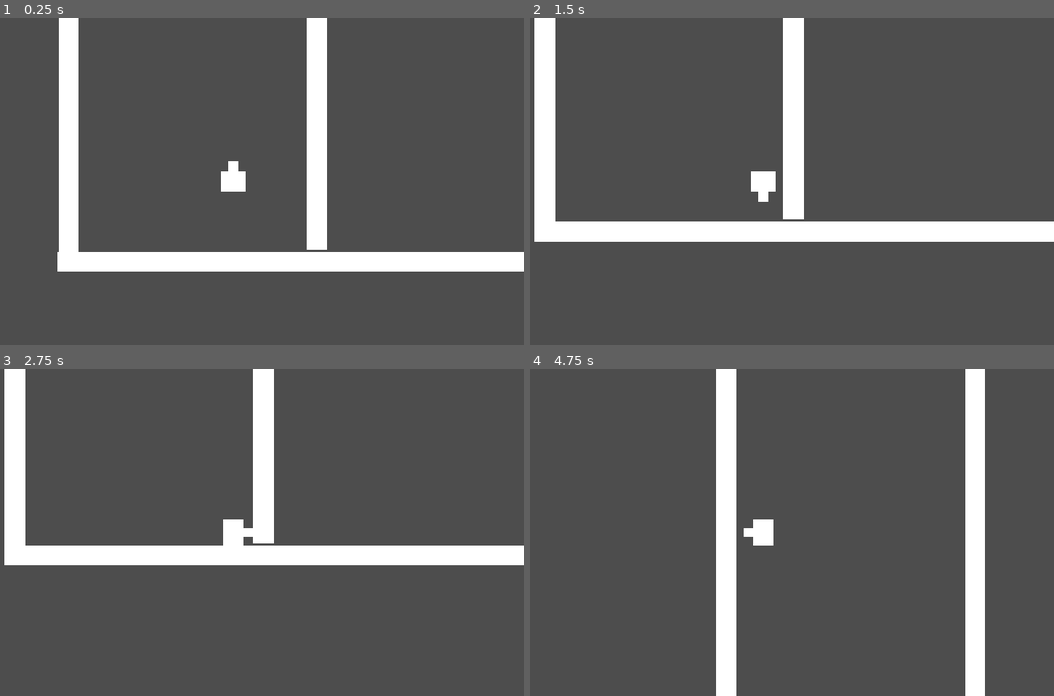
Above: before the commit, frames 1-4 (two rows, left to right).
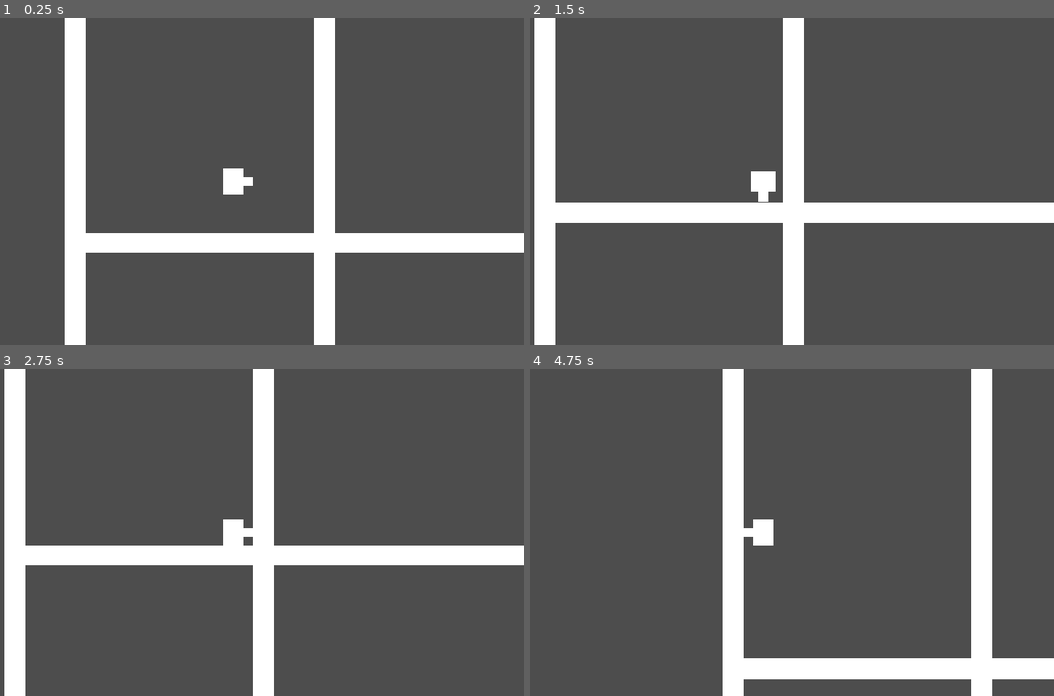
Above: after the commit, the same moments.

Repository: smymrr/Echeos-of-The-Veil
Game: Godot game, scene res://Player.tscn
Same seed, same stepped clock (60 frames per second), same inputs: the game is played once before the commit and once after it. Before the commit the project starts from res://Movement.tscn.
Inputs (mouse positions are in pixels of both pictures, inside the frame that each line leads up to):
- Up to frame 1 (0.25 s): no input
- Up to frame 2 (1.5 s): tap Enter at 0.5 s; move the mouse to (891, 165) at 0.52 s; hold D (move_right) 0.53-1.28 s; tap Shift (dash, bound only after the commit) at 0.6 s; tap Q (dash, bound only before the commit) at 0.8, 1.35 s; tap Space at 1.25 s; move the mouse to (645, 197) at 1.27 s; hold S (move_down) from 1.28 s (still down)
- Up to frame 3 (2.75 s): click (115, 548) at 1.55 s; tap Enter at 2 s; move the mouse to (293, 460) at 2.02 s; release S (move_down) at 2.03 s; hold D (move_right) from 2.03 s (still down); click (293, 460) at 2.1 s; tap Shift (dash, bound only after the commit) at 2.3 s
- Up to frame 4 (4.75 s): tap Space at 2.75 s; move the mouse to (734, 597) at 2.77 s; release D (move_right) at 2.78 s; hold W (move_up) 2.78-3.53 s; tap Shift (dash, bound only after the commit) at 2.85, 4.55 s; tap Q (dash, bound only before the commit) at 3.05, 3.6 s; move the mouse to (938, 581) at 3.52 s; hold A (move_left) from 3.53 s (still down); click (938, 581) at 3.8 s; move the mouse to (587, 483) at 4.27 s; click (587, 483) at 4.35 s

The runs differ from the first frame. In frame 1, 15% of the frame differs, in the area x 10-100%, y 0-100%; in frame 2, 13%; in frame 3, 3.2%; in frame 4, 8.5%.

Commit message:
Working on mouse direction based attack

Diff:
--- a/Movement.tscn
+++ /dev/null
@@ -1,89 +0,0 @@
-[gd_scene format=3 uid="uid://08mxxy0nv6c"]
-
-[ext_resource type="Script" uid="uid://cxf46ltkbo1t0" path="res://character_body_2d.gd" id="1_vcyby"]
-[ext_resource type="Script" uid="uid://m6mun0klym4i" path="res://movement_component.gd" id="2_6ljl2"]
-
-[sub_resource type="RectangleShape2D" id="RectangleShape2D_f6a36"]
-size = Vector2(50, 60)
-
-[sub_resource type="RectangleShape2D" id="RectangleShape2D_5pd38"]
-size = Vector2(1149, 40)
-
-[node name="Node2D" type="Node2D" unique_id=582989410]
-position = Vector2(1, 1)
-
-[node name="Sprite2D" type="Sprite2D" parent="." unique_id=597237408]
-
-[node name="Player" type="CharacterBody2D" parent="." unique_id=1117399666]
-position = Vector2(326, 223)
-script = ExtResource("1_vcyby")
-metadata/_edit_group_ = true
-
-[node name="MovementComponent" type="Node" parent="Player" unique_id=1674192618]
-script = ExtResource("2_6ljl2")
-
-[node name="CollisionShape2D" type="CollisionShape2D" parent="Player" unique_id=1807112866]
-position = Vector2(0, -10)
-shape = SubResource("RectangleShape2D_f6a36")
-
-[node name="ColorRect" type="ColorRect" parent="Player" unique_id=702977429]
-offset_left = -25.0
-offset_top = -20.0
-offset_right = 25.0
-offset_bottom = 20.0
-pivot_offset = Vector2(25, 20)
-metadata/_edit_use_anchors_ = true
-
-[node name="ColorRect2" type="ColorRect" parent="Player/ColorRect" unique_id=492087626]
-layout_mode = 0
-offset_left = 15.0
-offset_top = -20.0
-offset_right = 35.0
-pivot_offset = Vector2(10, 20)
-metadata/_edit_use_anchors_ = true
-
-[node name="Camera2D" type="Camera2D" parent="Player" unique_id=642334269]
-
-[node name="Floor" type="StaticBody2D" parent="." unique_id=849207490]
-position = Vector2(-2, 382)
-metadata/_edit_group_ = true
-
-[node name="ColorRect" type="ColorRect" parent="Floor" unique_id=1008397622]
-offset_left = -20.0
-offset_top = -20.0
-offset_right = 1129.0
-offset_bottom = 20.0
-
-[node name="CollisionShape2D" type="CollisionShape2D" parent="Floor" unique_id=424249582]
-position = Vector2(554.5, 0)
-shape = SubResource("RectangleShape2D_5pd38")
-
-[node name="Wall" type="StaticBody2D" parent="." unique_id=543871432]
-position = Vector2(-1, -765)
-rotation = 1.5707964
-metadata/_edit_group_ = true
-
-[node name="ColorRect" type="ColorRect" parent="Wall" unique_id=1251243094]
-offset_left = -20.0
-offset_top = -20.0
-offset_right = 1129.0
-offset_bottom = 20.0
-
-[node name="CollisionShape2D" type="CollisionShape2D" parent="Wall" unique_id=1092115041]
-position = Vector2(554.5, 0)
-shape = SubResource("RectangleShape2D_5pd38")
-
-[node name="Wall2" type="StaticBody2D" parent="." unique_id=6503481]
-position = Vector2(492, -771)
-rotation = 1.5707964
-metadata/_edit_group_ = true
-
-[node name="ColorRect" type="ColorRect" parent="Wall2" unique_id=226483721]
-offset_left = -20.0
-offset_top = -20.0
-offset_right = 1129.0
-offset_bottom = 20.0
-
-[node name="CollisionShape2D" type="CollisionShape2D" parent="Wall2" unique_id=264466971]
-position = Vector2(554.5, 0)
-shape = SubResource("RectangleShape2D_5pd38")
--- /dev/null
+++ b/Player.tscn
@@ -0,0 +1,110 @@
+[gd_scene format=3 uid="uid://bwj8fslg15w0l"]
+
+[ext_resource type="Script" uid="uid://cxf46ltkbo1t0" path="res://character_body_2d.gd" id="1_kne1u"]
+[ext_resource type="Script" uid="uid://m6mun0klym4i" path="res://movement_component.gd" id="2_e80uo"]
+[ext_resource type="Script" uid="uid://dmiio0uymrvp0" path="res://attack_component.gd" id="3_cxr5p"]
+
+[sub_resource type="RectangleShape2D" id="RectangleShape2D_tdg3f"]
+size = Vector2(50, 60)
+
+[sub_resource type="RectangleShape2D" id="RectangleShape2D_dtqjt"]
+size = Vector2(50, 80)
+
+[sub_resource type="RectangleShape2D" id="RectangleShape2D_kne1u"]
+size = Vector2(1149, 40)
+
+[node name="CharacterBody2D" type="CharacterBody2D" unique_id=1987352962]
+
+[node name="Sprite2D" type="Sprite2D" parent="." unique_id=2007738758]
+
+[node name="Player" type="CharacterBody2D" parent="." unique_id=619234182]
+position = Vector2(310, 260)
+rotation = 1.5707964
+script = ExtResource("1_kne1u")
+
+[node name="MovementComponent" type="Node" parent="Player" unique_id=897772332]
+script = ExtResource("2_e80uo")
+
+[node name="PlayerCollision" type="CollisionShape2D" parent="Player" unique_id=1110552449]
+position = Vector2(0, -10)
+shape = SubResource("RectangleShape2D_tdg3f")
+
+[node name="ColorRect" type="ColorRect" parent="Player" unique_id=1183792382]
+offset_left = -25.0
+offset_top = -20.0
+offset_right = 25.0
+offset_bottom = 20.0
+pivot_offset = Vector2(25, 20)
+metadata/_edit_use_anchors_ = true
+
+[node name="ColorRect2" type="ColorRect" parent="Player/ColorRect" unique_id=1871263115]
+layout_mode = 0
+offset_left = 15.0
+offset_top = -20.0
+offset_right = 35.0
+pivot_offset = Vector2(10, 20)
+metadata/_edit_use_anchors_ = true
+
+[node name="Camera2D" type="Camera2D" parent="Player" unique_id=350002166]
+
+[node name="AttackComponent" type="Node" parent="Player" unique_id=1191706242]
+script = ExtResource("3_cxr5p")
+
+[node name="Hitbox" type="Area2D" parent="Player/AttackComponent" unique_id=797767827]
+position = Vector2(371, 261)
+
+[node name="HitboxDetection" type="CollisionShape2D" parent="Player/AttackComponent/Hitbox" unique_id=1915841140]
+position = Vector2(6, 0)
+shape = SubResource("RectangleShape2D_dtqjt")
+
+[node name="ColorRect" type="ColorRect" parent="Player/AttackComponent/Hitbox" unique_id=380097660]
+offset_left = -19.0
+offset_top = -40.0
+offset_right = 31.0
+offset_bottom = 40.0
+color = Color(0.654902, 0.28235295, 0.27450982, 1)
+metadata/_edit_use_anchors_ = true
+
+[node name="Floor" type="StaticBody2D" parent="." unique_id=1773575274]
+position = Vector2(-2, 382)
+metadata/_edit_group_ = true
+
+[node name="ColorRect" type="ColorRect" parent="Floor" unique_id=1669126756]
+offset_left = -20.0
+offset_top = -20.0
+offset_right = 1129.0
+offset_bottom = 20.0
+
+[node name="CollisionShape2D" type="CollisionShape2D" parent="Floor" unique_id=2060576562]
+position = Vector2(554.5, 0)
+shape = SubResource("RectangleShape2D_kne1u")
+
+[node name="Wall" type="StaticBody2D" parent="." unique_id=1542374272]
+position = Vector2(-3, -221)
+rotation = 1.5707964
+metadata/_edit_group_ = true
+
+[node name="ColorRect" type="ColorRect" parent="Wall" unique_id=1018773446]
+offset_left = -20.0
+offset_top = -20.0
+offset_right = 1129.0
+offset_bottom = 20.0
+
+[node name="CollisionShape2D" type="CollisionShape2D" parent="Wall" unique_id=780142729]
+position = Vector2(554.5, 0)
+shape = SubResource("RectangleShape2D_kne1u")
+
+[node name="Wall2" type="StaticBody2D" parent="." unique_id=1586381640]
+position = Vector2(490, -227)
+rotation = 1.5707964
+metadata/_edit_group_ = true
+
+[node name="ColorRect" type="ColorRect" parent="Wall2" unique_id=238514449]
+offset_left = -20.0
+offset_top = -20.0
+offset_right = 1129.0
+offset_bottom = 20.0
+
+[node name="CollisionShape2D" type="CollisionShape2D" parent="Wall2" unique_id=1820594156]
+position = Vector2(554.5, 0)
+shape = SubResource("RectangleShape2D_kne1u")
--- /dev/null
+++ b/attack_component.gd
@@ -0,0 +1,47 @@
+class_name AttackComponent
+extends Node
+
+@export var attack_cooldown: float = 0.4
+@export var attack_duration: float = 0.2
+@export var damage: int = 10
+@export var attack_visual_alpha: float = 0.4
+
+@onready var hitbox: Area2D = $Hitbox
+@onready var hitbox_visual: ColorRect = $Hitbox/ColorRect
+
+var can_attack: bool = true
+
+func _ready() -> void:
+	hitbox.monitoring = false
+	hitbox_visual.modulate.a = 0.0  # invisible at start
+
+func try_attack(facing_direction: Vector2) -> bool:
+	if not can_attack or facing_direction == Vector2.ZERO:
+		return false
+	_perform_attack(facing_direction)
+	return true
+
+func _perform_attack(facing_direction: Vector2) -> void:
+	can_attack = false
+
+	hitbox.global_rotation = facing_direction.angle()
+	get_parent().rotation = facing_direction.angle()
+	_trigger_attack_animation()
+	_trigger_attack_sfx()
+
+	hitbox.monitoring = true
+	hitbox_visual.modulate.a  = 0.4 # show it
+	await get_tree().create_timer(attack_duration).timeout
+	hitbox.monitoring = false
+	hitbox_visual.modulate.a = 0.0                    # hide it again
+
+	var remaining := attack_cooldown - attack_duration
+	if remaining > 0:
+		await get_tree().create_timer(remaining).timeout
+	can_attack = true
+
+func _trigger_attack_animation() -> void:
+	pass
+
+func _trigger_attack_sfx() -> void:
+	pass
--- a/character_body_2d.gd
+++ b/character_body_2d.gd
@@ -1,17 +1,63 @@
 extends CharacterBody2D
 
 @onready var movement_component: MovementComponent = $MovementComponent
+@onready var attack_component: AttackComponent = $AttackComponent
 
 var last_facing_direction: Vector2 = Vector2.RIGHT
 
 func _physics_process(_delta: float) -> void:
 	var input_direction := Input.get_vector("move_left", "move_right", "move_up", "move_down")
 
+	if Input.is_action_just_pressed("left_click") and not movement_component.is_dashing:
+		attack()
+
 	# 1. Update arah karakter
 	if input_direction != Vector2.ZERO:
 		last_facing_direction = input_direction.normalized()
 
 	# 2. Dash
+	process_movement(input_direction)
+	move_and_slide()
+
+
+	#if Input.is_action_just_pressed("left_click") and not movement_component.is_dashing:
+	#	var mouse_dir := (get_global_mouse_position() - global_position).normalized()
+	#	attack_component.try_attack(mouse_dir)
+
+
+
+func get_snapped_angle() -> float:
+	var angle_radians = global_position.direction_to(get_global_mouse_position()).angle()
+
+	# Convert Godot's radians to degrees (-180 to 180)
+	var angle_degrees = rad_to_deg(angle_radians)
+
+	# Turn negative degrees into positive 360-degree format
+	if angle_degrees < 0:
+		angle_degrees += 360.0
+
+	# Round to the nearest 90 degrees (0, 90, 180, 270)
+	var snapped_angle = round(angle_degrees / 90.0) * 90.0
+
+	# Reset 360 back to 0
+	if snapped_angle >= 360.0:
+		snapped_angle = 0.0
+
+	return snapped_angle
+
+# ================================
+# MOVEMENT
+# ================================
+
+func process_movement(input_direction: Vector2) -> void:
+	process_dash(input_direction)
+
+	if not movement_component.is_dashing:
+		velocity = movement_component.get_velocity(input_direction)
+		if input_direction != Vector2.ZERO:
+			rotation_degrees = movement_component.get_rotation_degrees(input_direction)
+
+func process_dash(input_direction: Vector2) -> void:
 	if Input.is_action_just_pressed("dash") and movement_component.can_dash:
 		var target_dir = input_direction if input_direction != Vector2.ZERO else last_facing_direction
 		var dash_velocity = movement_component.start_dash(target_dir)
@@ -20,11 +66,22 @@
 			velocity = dash_velocity
 			rotation_degrees = movement_component.get_rotation_degrees(target_dir)
 
-	# Pergerakan biasa
-	if not movement_component.is_dashing:
-		velocity = movement_component.get_velocity(input_direction)
-		if input_direction != Vector2.ZERO:
-			rotation_degrees = movement_component.get_rotation_degrees(input_direction)
+# ================================
+# ATTACK
+# ================================
 
-
-	move_and_slide()
+func attack() -> void:
+	var local_mouse = get_local_mouse_position()
+	var angle = local_mouse.angle() # Returns radians between -PI and PI
+	print(angle)
+	var snapped_dir = snapped(angle, PI/2)
+	print(snapped_dir)
+	# Match based on 4 cardinal sectors
+	if snapped_dir == 0.0:
+		print("Attack right")
+	elif snapped_dir == PI/2:
+		print("Attack down")
+	elif snapped_dir == -PI/2:
+		print("Attack up")
+	else:
+		print("Attack left")
--- /dev/null
+++ b/main.tscn
@@ -0,0 +1,3 @@
+[gd_scene format=3 uid="uid://dkgaos83iuabf"]
+
+[node name="Node2D" type="Node2D" unique_id=672410187]
--- a/movement_component.gd
+++ b/movement_component.gd
@@ -19,7 +19,8 @@
 func get_velocity(input_direction: Vector2) -> Vector2:
 	return input_direction * speed
 
-# Perhitungan rotasi berdasarkan vector arah player
+# TODO: Ganti logika ini sepenuhnya, ganti dengan animasi saja (ACA)
+# Perhitungan rotasi berdasarkan vector player
 func get_rotation_degrees(direction: Vector2) -> float:
 	# Jika player menahan tombol A/D maka kunci arah karakter ke kanan/kiri
 	if abs(direction.x) >= abs(direction.y):
@@ -50,6 +51,7 @@
 
 	return direction.normalized() * dash_speed
 
+# Pergantian states
 func _on_dash_duration_timeout() -> void:
 	is_dashing = false
 	dash_finished.emit()
--- a/project.godot
+++ b/project.godot
@@ -11,7 +11,7 @@
 [application]
 
 config/name="Echeos of the Veil"
-run/main_scene="uid://08mxxy0nv6c"
+run/main_scene="uid://bwj8fslg15w0l"
 config/features=PackedStringArray("4.7", "GL Compatibility")
 config/icon="res://icon.svg"
 
@@ -52,7 +52,12 @@
 }
 dash={
 "deadzone": 0.2,
-"events": [Object(InputEventKey,"resource_local_to_scene":fa …(140 unchanged characters)… d":false,"keycode":0,"physical_keycode":81,"key_label":0,"unicode":113,"location":0,"echo":false,"script":null)
+"events": [Object(InputEventKey,"resource_local_to_scene":fa …(140 unchanged characters)… d":false,"keycode":0,"physical_keycode":4194325,"key_label":0,"unicode":0,"location":0,"echo":false,"script":null)
+]
+}
+left_click={
+"deadzone": 0.2,
+"events": [Object(InputEventMouseButton,"resource_local_to_scene":false,"resource_name":"","device":-1,"window_id":0,"alt_pressed":false,"shift_pressed":false,"ctrl_pressed":false,"meta_pressed":false,"button_mask":1,"position":Vector2(461, 25),"global_position":Vector2(470, 73),"factor":1.0,"button_index":1,"canceled":false,"pressed":true,"double_click":false,"script":null)
 ]
 }
 
Not shown, added: attack_component.gd.uid
